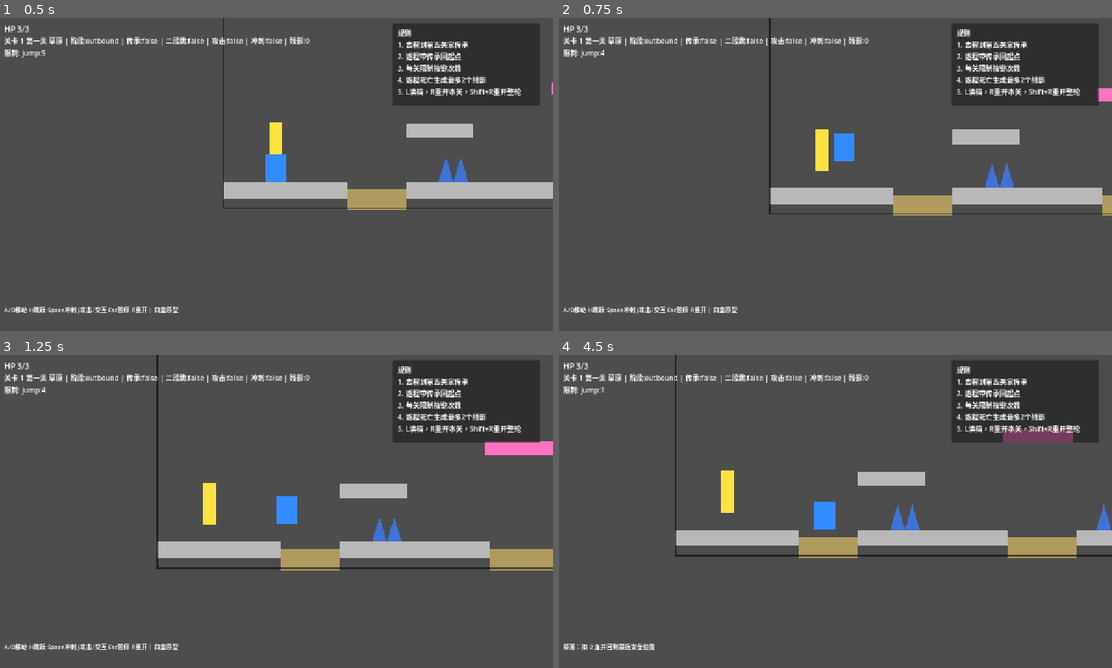
Above: before the commit, frames 1-4 (two rows, left to right).
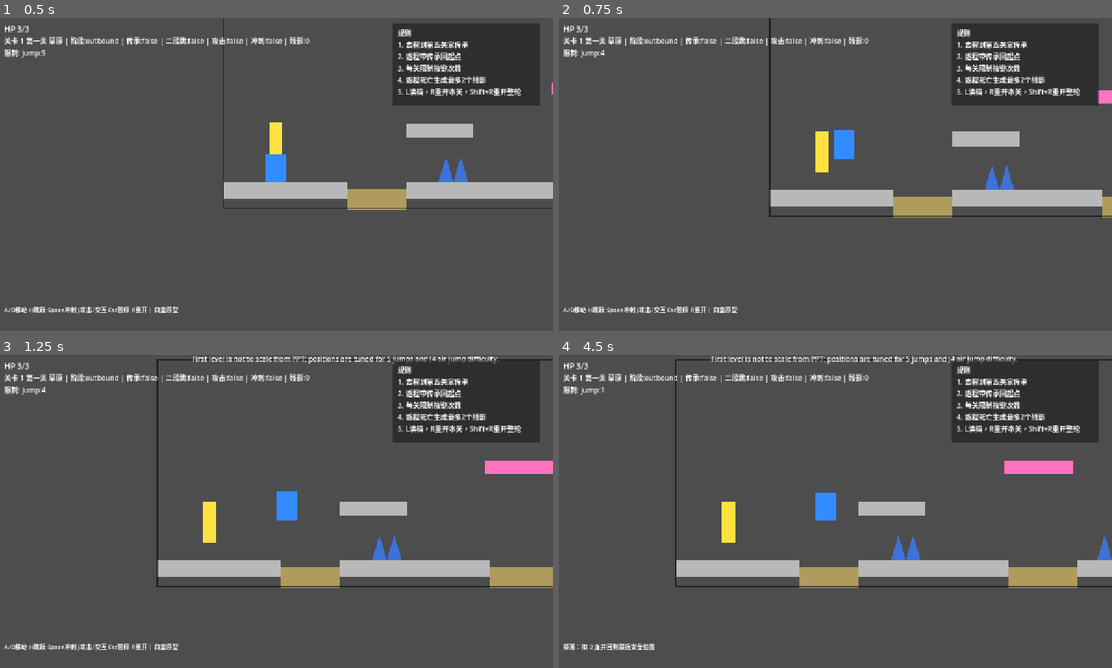
Above: after the commit, the same moments.

Repository: ethan-yakami/godot-whitebox-platformer
Game: Godot game, scene res://scenes/main.tscn
The game is run twice, just before and just after one commit, with the same random seed, the same clock (stepped at 60 frames per second) and the same inputs.
Inputs:
- Up to frame 1 (0.5 s): no input
- Up to frame 2 (0.75 s): hold D (move_right) from 0.53 s (still down); tap H (jump) at 0.6 s
- Up to frame 3 (1.25 s): keep holding D (move_right); tap H (jump) at 0.77, 1.07 s
- Up to frame 4 (4.5 s): tap J (attack_interact) at 1.35, 4.35 s; tap H (jump) at 1.52, 1.55, 1.82, 2.3, 3.02, 3.05, 3.32, 3.6, 3.77, 4.07 s; release D (move_right) at 2.03 s; hold A (move_left) 2.03-2.78 s; tap Down (dash) at 2.1 s; hold D (move_right) 2.78-4.28 s; tap Shift at 2.85 s; hold A (move_left) from 4.28 s (still down)

Frame 1 is identical in both runs. In frame 2, 1.5% of the frame differs, in the area x 37-100%, y 22-64%; in frame 3, 12%; in frame 4, 13%, in the area x 20-100%, y 0-75%.

Commit message:
Increase player jump height

Diff:
--- a/scripts/components/jump_arc_guide.gd
+++ b/scripts/components/jump_arc_guide.gd
@@ -6,7 +6,7 @@
 	set(value):
 		player_speed = value
 		queue_redraw()
-@export var jump_velocity := -560.0:
+@export var jump_velocity := -640.0:
 	set(value):
 		jump_velocity = value
 		queue_redraw()
--- a/scripts/player.gd
+++ b/scripts/player.gd
@@ -7,7 +7,7 @@
 signal void_recover
 
 @export var speed := 256.0
-@export var jump_velocity := -560.0
+@export var jump_velocity := -640.0
 @export var dash_speed := 720.0
 @export var dash_duration := 0.14
 @export var dash_cooldown := 0.5
Not shown, added: scripts/components/jump_arc_guide.gd.uid
Not shown, changed: docs/07_关卡拖拽编辑指南.md
Not shown, changed: tools/behavior_check.py
